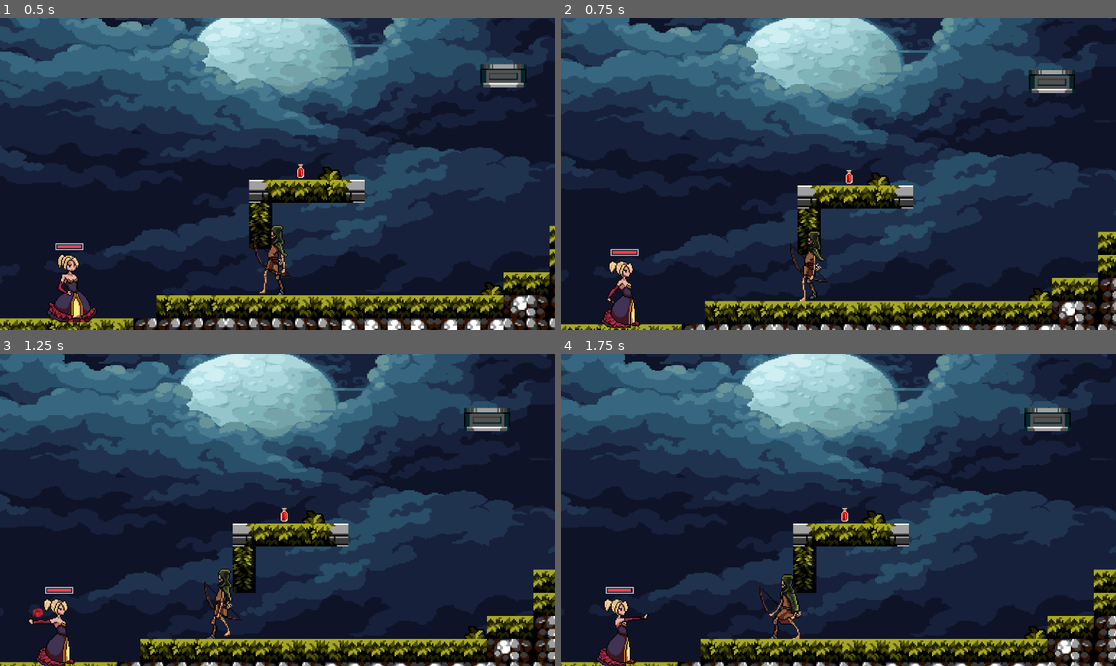
Above: before the commit, frames 1-4 (two rows, left to right).
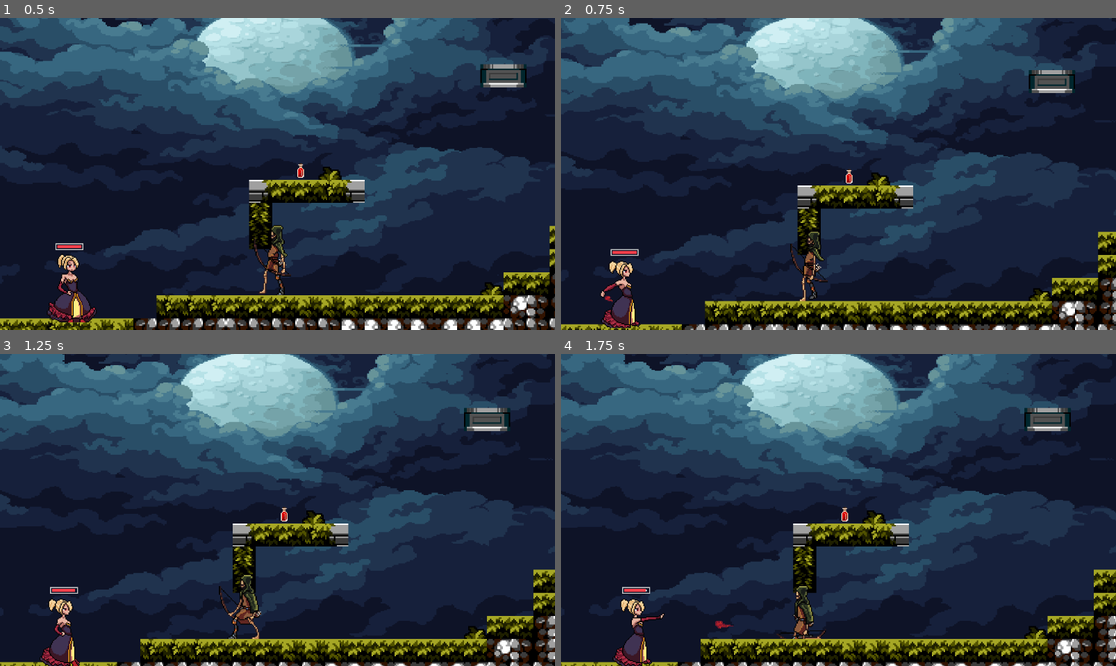
Above: after the commit, the same moments.

Repository: tt226/Slav2500-GAME
Game: Godot game, scene res://scenes/game.tscn
Same seed, same stepped clock (60 frames per second), same inputs: the game is played once before the commit and once after it.
Inputs:
- Up to frame 1 (0.5 s): no input
- Up to frame 2 (0.75 s): hold Right (right) from 0.53 s (still down); tap Z (attack) at 0.6 s
- Up to frame 3 (1.25 s): keep holding Right (right); tap Space (jump) at 0.77 s
- Up to frame 4 (1.75 s): keep holding Right (right); tap Z (attack) at 1.35 s; tap Space (jump) at 1.52 s

Frame 1 is identical in both runs. In frame 2, 0.1% of the frame differs, in the area x 7-12%, y 83-92%; in frame 3, 2.0%; in frame 4, 2.5%, in the area x 6-48%, y 70-100%.

Commit message:
speed up attack animation and add death

Diff:
--- a/scenes/player.tscn
+++ b/scenes/player.tscn
@@ -204,7 +204,7 @@
 }],
 "loop": true,
 "name": &"attack 1",
-"speed": 6.0
+"speed": 14.0
 }, {
 "frames": [{
 "duration": 1.0,
@@ -341,9 +341,7 @@
 position = Vector2(-63, -65)
 scale = Vector2(1, 0.984375)
 sprite_frames = SubResource("SpriteFrames_fjrip")
-animation = &"attack 2"
-frame = 4
-frame_progress = 1.0
+animation = &"attack 1"
 
 [node name="CollisionShape2D" type="CollisionShape2D" parent="."]
 position = Vector2(-64, -37)
--- a/scripts/player.gd
+++ b/scripts/player.gd
@@ -8,7 +8,7 @@
 const BLOOD_COST = 5
 
 # State Machine
-enum State { IDLE, WALK, JUMP, FALL, ATTACK }
+enum State { IDLE, WALK, JUMP, FALL, ATTACK, DIE }
 var state = State.IDLE
 var health = 100
 
@@ -27,6 +27,9 @@
 	health_bar.setup_health_bar(health)
 
 func _physics_process(delta: float) -> void:
+	if health <= 0:
+		state = State.DIE
+
 	if not is_on_floor():
 		velocity.y += gravity * delta
 
@@ -42,8 +45,8 @@
 	if not is_on_floor():
 		velocity.y += gravity * delta
 
-	# If currently attacking, ignore normal state changes
-	if state == State.ATTACK:
+	# If currently attacking or dying, ignore normal state changes
+	if state == State.ATTACK || state == State.DIE:
 		return
 
 	# Attack Input
@@ -104,6 +107,8 @@
 			play_animation("jump")
 		State.ATTACK:
 			play_animation("attack 1")  # Set your attack animation name here
+		State.DIE:
+			play_animation("die")
 
 func play_animation(animation_name: String) -> void:
 	if sprite.animation != animation_name:
@@ -126,7 +131,12 @@
 					state = State.IDLE
 				else:
 					state = State.FALL
+	elif state == State.DIE:
+		if sprite.frame == 6:
+			stop_and_reset_scene()
 
+func stop_and_reset_scene():
+	get_tree().reload_current_scene()
 
 #@onready var blood_spawn_point = $BloodSpawnPoint
 
